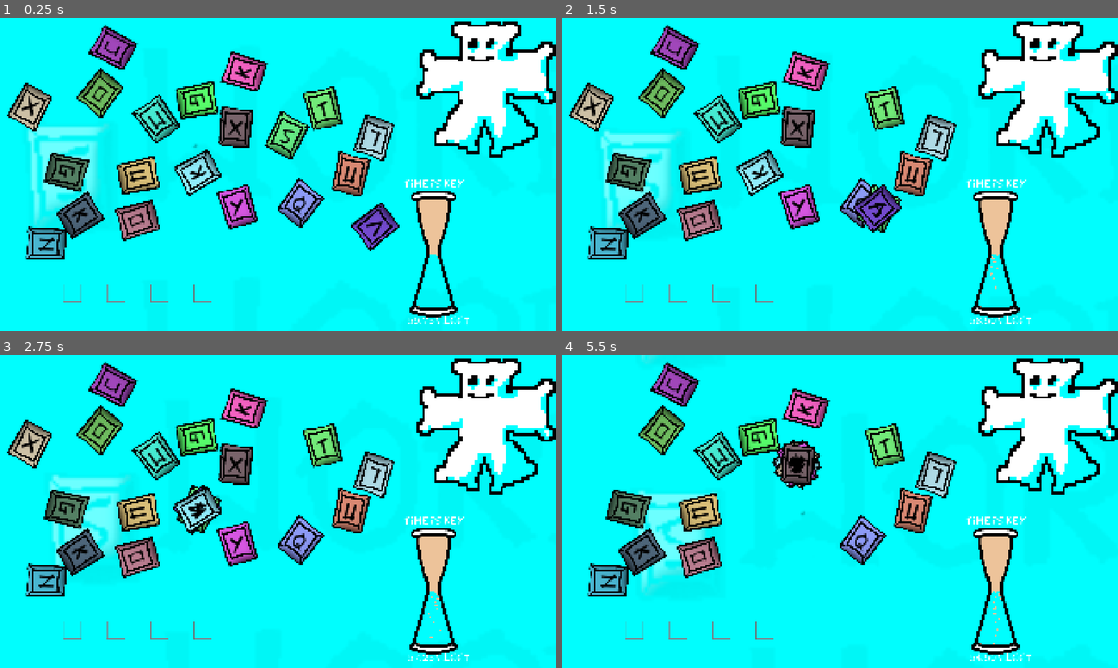
Above: before the commit, frames 1-4 (two rows, left to right).
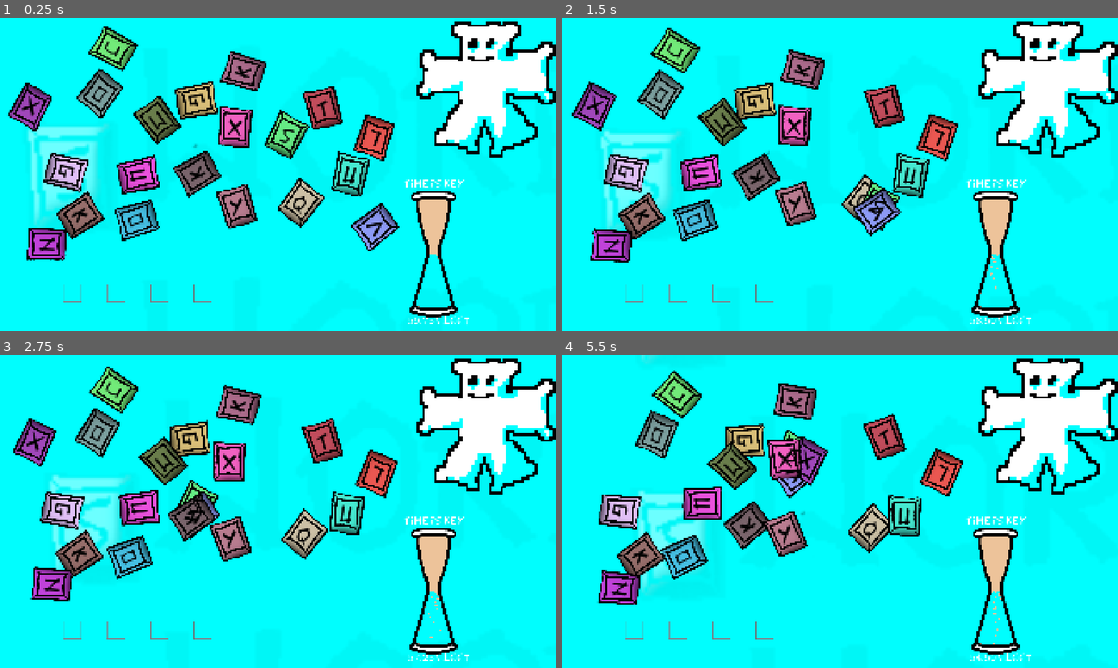
Above: after the commit, the same moments.

Repository: perlindgren/s_word
Game: Godot game, scene res://scenes/main.tscn
Two runs of this game, one before a commit and one after it. Both use one fixed random seed, a clock stepped at 60 frames per second and the inputs below.
Inputs (mouse positions are in pixels of both pictures, inside the frame that each line leads up to):
- Up to frame 1 (0.25 s): no input
- Up to frame 2 (1.5 s): drag from (851, 136) to (940, 227) at 0.52 s; drag from (940, 227) to (762, 171) at 1.27 s
- Up to frame 3 (2.75 s): move the mouse to (300, 539) at 2.02 s; click (300, 539) at 2.17 s
- Up to frame 4 (5.5 s): drag from (762, 508) to (589, 442) at 2.77 s; drag from (589, 442) to (795, 464) at 3.52 s; drag from (801, 542) to (795, 464) at 4.27 s; move the mouse to (795, 464) at 5.02 s; click (795, 464) at 5.17 s

The runs differ from the first frame. In frame 1, 10% of the frame differs, in the area x 1-72%, y 2-78%; in frame 2, 14%; in frame 3, 14%; in frame 4, 15%, in the area x 4-73%, y 2-80%.

Commit message:
movement and rotation, may go out of screen

Diff:
--- a/project.godot
+++ b/project.godot
@@ -30,6 +30,7 @@
 [global_group]
 
 slots=""
+bricks_and_borders=""
 
 [physics]
 
--- a/scenes/main.tscn
+++ b/scenes/main.tscn
@@ -104,7 +104,7 @@
 theme_override_font_sizes/font_size = 64
 text = "60.0"
 
-[node name="Walls" type="Node2D" parent="." unique_id=482203113]
+[node name="Walls" type="Node2D" parent="." unique_id=482203113 groups=["bricks_and_borders"]]
 position = Vector2(695, 836)
 
 [node name="Top" type="StaticBody2D" parent="Walls" unique_id=1935853392]
--- a/scripts/brick.gd
+++ b/scripts/brick.gd
@@ -1,4 +1,7 @@
 extends Area2D
+
+@export var move_speed: Vector2 = Vector2(10.0, 5)
+@export var rotation_speed: float = 0.01
 
 var is_dragging: bool = false
 var old_rotation: float
@@ -8,9 +11,20 @@
 # Keeps track of the slot this item currently lives in
 var current_slot: Area2D = null
 
-func _process(_delta: float) -> void:
+func _process(delta: float) -> void:
 	if is_dragging:
 		global_position = get_global_mouse_position() - click_offset
+	else:
+		if current_slot == null:
+			var overlapping_areas = get_overlapping_areas()
+			for area in overlapping_areas:
+				if area.is_in_group("bricks_and_borders"):
+					print("collision with", area)
+					break
+			position += move_speed * delta
+			rotation += rotation_speed * delta
+		else:
+			rotation = 0.0
 
 func _input_event(_viewport: Viewport, event: InputEvent, _shape_idx: int) -> void:
 	if event is InputEventMouseButton and event.pressed:
--- a/scripts/main.gd
+++ b/scripts/main.gd
@@ -3,12 +3,16 @@
 @export var bricks_nr : int = 20
 @export var brick_pos : Vector2 = Vector2(100.0, 100.0)
 @export var brick_area_size : Vector2 = Vector2(1200.0, 700.0)
+@export var brick_color_min : float = 0.25
+@export var brick_color_max : float = 1.00
+@export var brick_rotation_speed : float = 0.05
 
 @export var slots_nr : int = 5
 @export var slots_pos : Vector2 = Vector2(100.0, 950.0)
 @export var slots_space : float = 125
 
 @export var n_char : int = 25
+
 
 const brick_resource : Resource = preload("res://scenes/brick.tscn")
 const slot_resource : Resource = preload("res://scenes/slot.tscn")
@@ -36,10 +40,12 @@
 
 		var brick_instance = brick_resource.instantiate()
 		brick_instance.position = pos + brick_pos
-		brick_instance.modulate = Color(rng.randf_range(0.25, 1.0), rng.randf_range(0.25, 1.0), rng.randf_range(0.25, 1.0), 1.0)
+		brick_instance.modulate = Color(rng.randf_range(brick_color_min, brick_color_max), rng.randf_range(brick_color_min, brick_color_max), rng.randf_range(brick_color_min, brick_color_max), 1.0)
 		brick_instance.rotation = randf() * TAU
 		brick_instance.old_rotation = brick_instance.rotation
 		brick_instance.get_child(0).text = String.chr(65 + randi() % n_char)
+		brick_instance.move_speed = Vector2(rng.randf_range(-10, 10), rng.randf_range(-10, 10))
+		brick_instance.rotation_speed = rng.randf_range(-brick_rotation_speed, brick_rotation_speed)
 		add_child(brick_instance)
 
 	for i in range(1, slots_nr):
